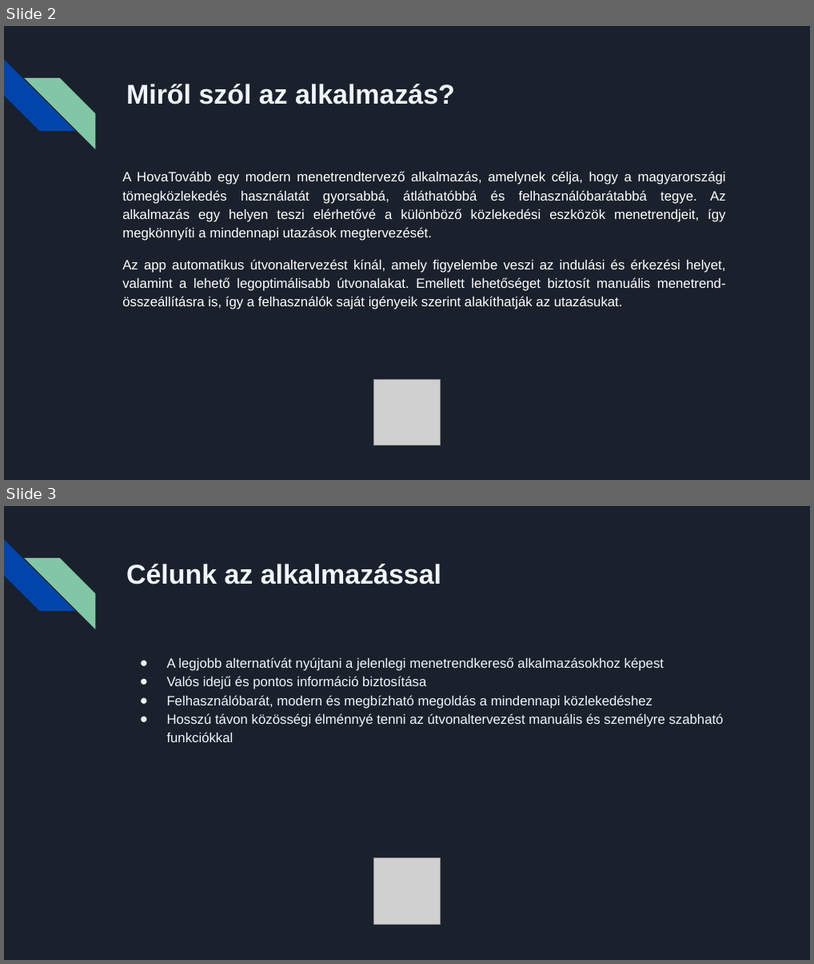
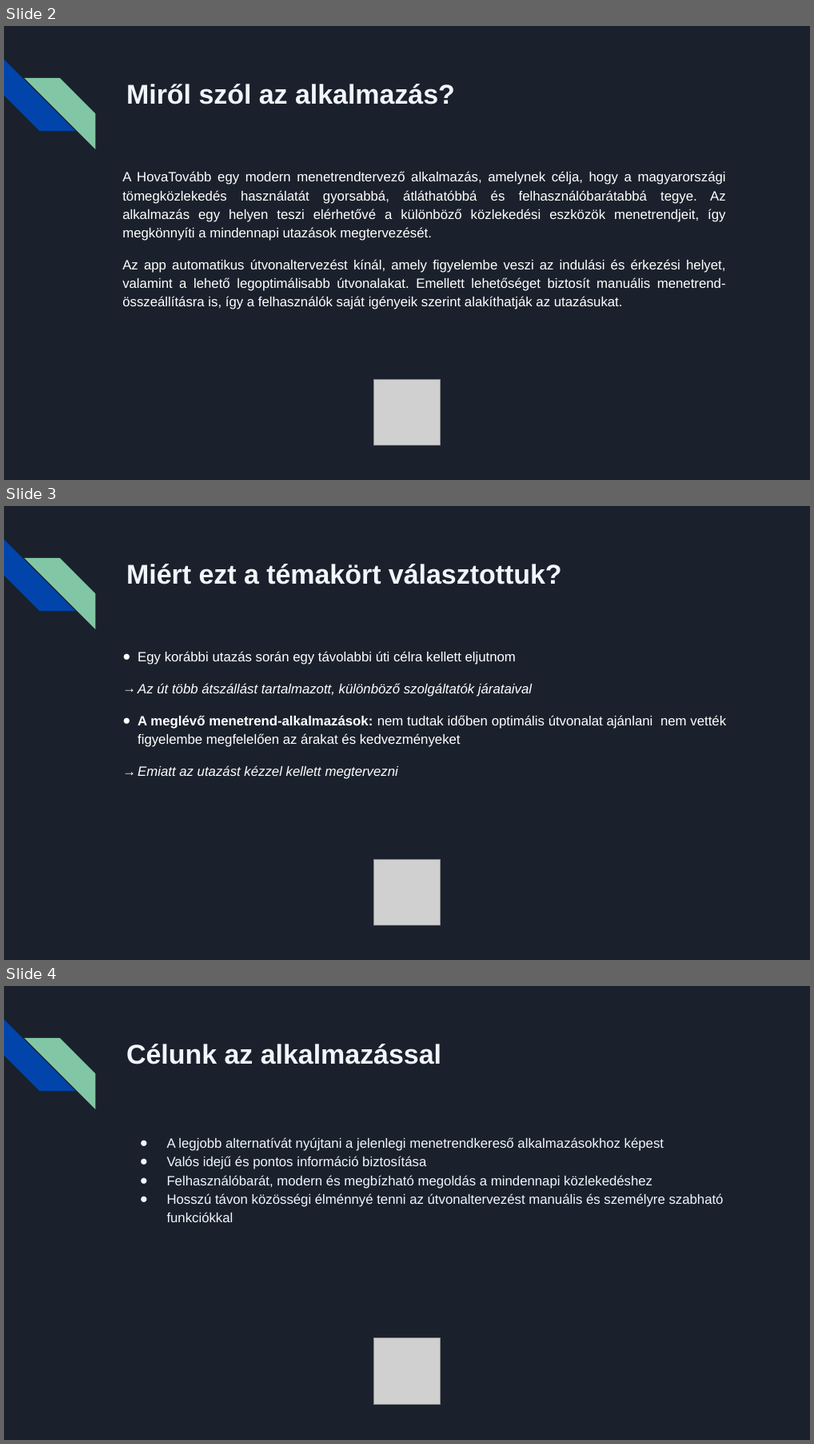
Before and after one commit to BenjaminStonawski/hovatovabb, a slide deck: prezi/hovatovabb.pptx. Shown one above the other, each under a label of ours: slides 2 and 3 before the commit, slides 2, 3 and 4 after it. The pictures are 814x964 and 814x1444 pixels, drawn with LibreOffice and Linux fonts; fonts in the diff are those of the drawing; grey boxes stand for pictures. Boxes give left, top, right and bottom in pixels: in the first picture for what was removed or moved away, otherwise in the second. Text is boxed around its words. In the diff, an @@ line names an element or a change of style, - is before the commit and + after.

```diff
--- a/prezi/hovatovabb.pptx
+++ b/prezi/hovatovabb.pptx
@@ slide 3 added at <box>4,506,810,960</box>, background #1B212C; not listed: 2 template elements that a slide beside it also shows @@
@@ title added at <box>126,564,562,584</box>, 24.3 pt, text #F0F6FC, bold @@
+Miért ezt a témakört választottuk?
@@ text added at <box>138,651,726,779</box>, 12 pt, text #FFFFFF @@
+● Egy korábbi utazás során egy távolabbi úti célra kellett eljutnom
+→ Az út több átszállást tartalmazott, különböző szolgáltatók járataival
+● A meglévő menetrend-alkalmazások: nem tudtak időben optimális útvonalat ajánlani nem vették figyelembe megfelelően az árakat és kedvezményeket
+→ Emiatt az utazást kézzel kellett megtervezni
@@ picture added at <box>374,860,440,925</box> @@
@@ what was slide 3 is now slide 4 @@
```
Also in this commit, not shown: 3 slides changed, 2 other slides added, 1 slide removed.
